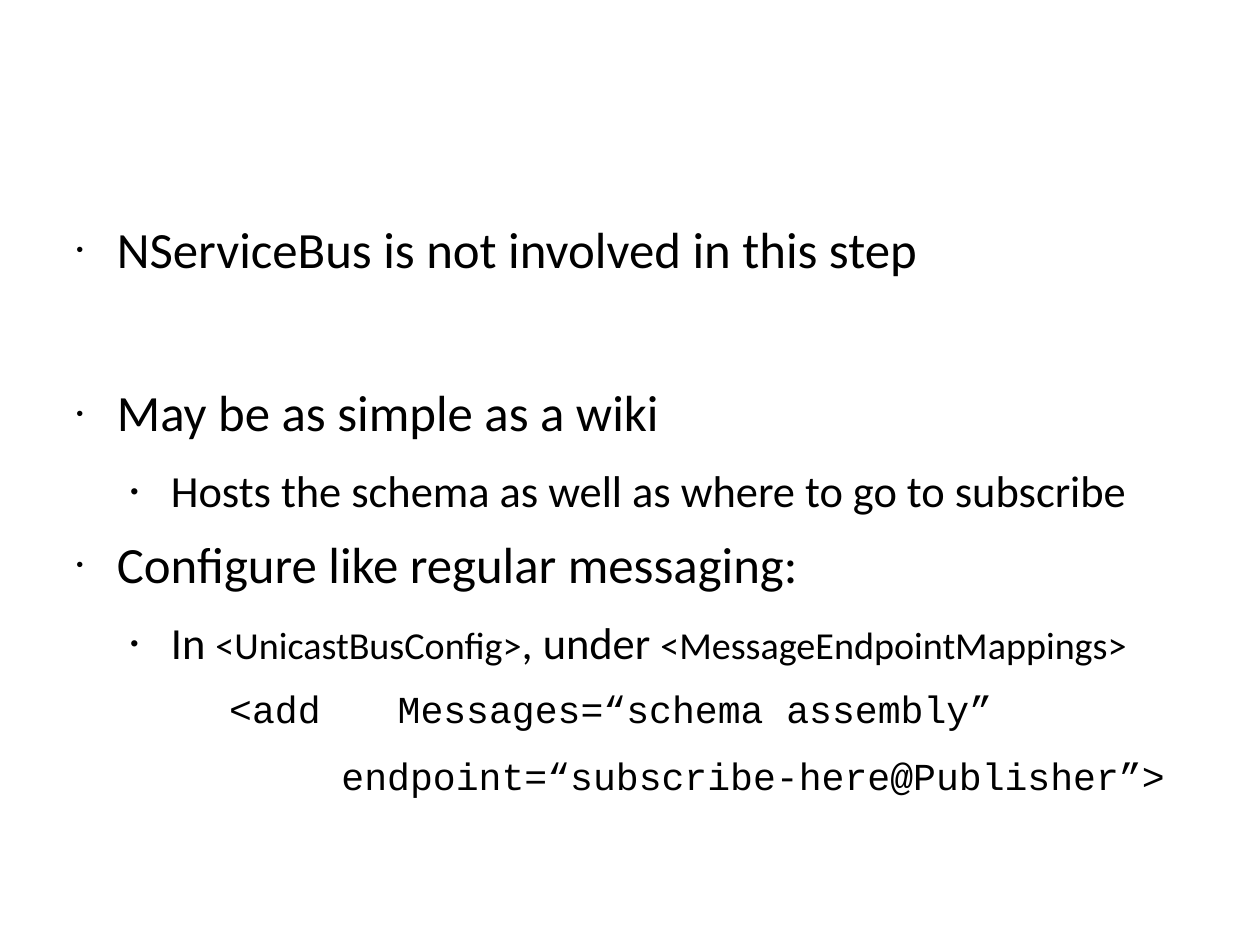
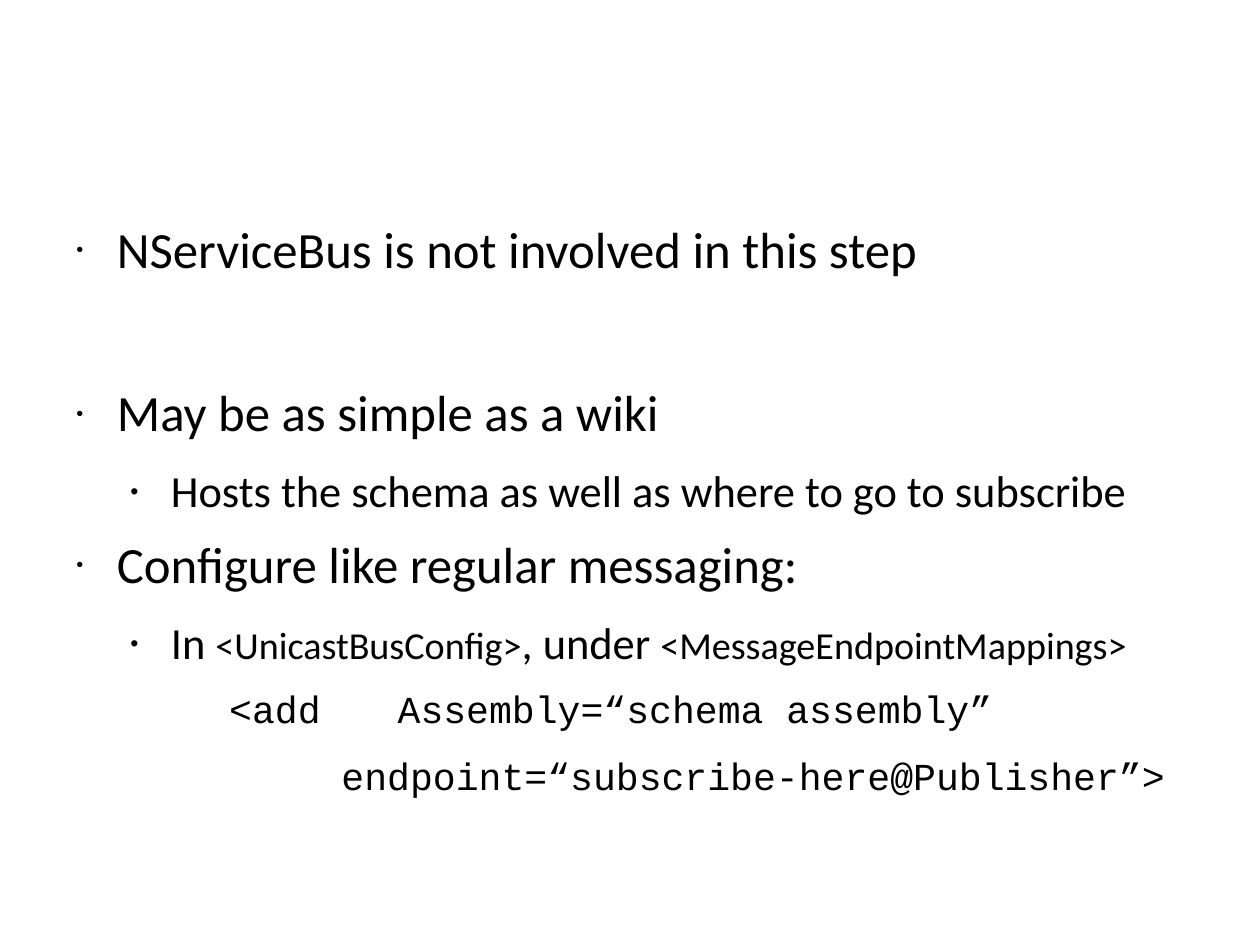
Before and after one commit to Particular/Course.Slides, a slide deck: slide 141 of EnterpriseDevelopmentWithNServiceBus.pptx. Drawn at 1260x945 pixels with LibreOffice and Linux fonts; fonts in the diff are those of the drawing; background and template pictures are left out. Boxes give left, top, right and bottom in pixels: in the first picture for what was removed or moved away, otherwise in the second. Text is boxed around its words. In the diff, an @@ line names an element or a change of style, - is before the commit and + after.

```diff
--- a/EnterpriseDevelopmentWithNServiceBus.pptx
+++ b/EnterpriseDevelopmentWithNServiceBus.pptx
@@ text at <box>229,695,992,731</box>: text changed @@
-    <add Messages=“schema assembly”
+    <add Assembly=“schema assembly”
```
Also in this commit, not shown: 8 other slides changed, 1 other file.
